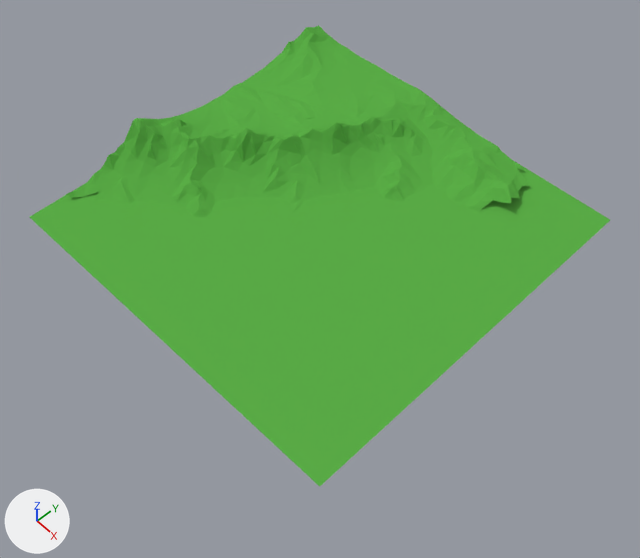
Before and after pictures for a commit that changed the Blender file moretrees.blend.
Rendered twice from a 50 mm camera at (6.81, -6.01, 13.14) aimed at (0.46, -0.15, 2.57). The lights are fixed; the arrows at lower left show +X, +Y and +Z.

The scene before the commit, as lines of its bpy script (objects in view):
```python
me_plane_001 = bpy.data.meshes.new('Plane.001')
me_plane_001.from_pydata(...)  # 859 vertices, 1418 faces, 4 loose edges; spans x -0.98..0.96, y -0.98..0.72, z 0.04..0.34
me_plane_001.materials.append(mat_planerange)  # green #5bad47
me_plane_002 = bpy.data.meshes.new('Plane.002')
me_plane_002.from_pydata([(-1.0, -1.0, 0.0), (1.0, -1.0, 0.0), (-1.0, 1.0, 0.0), (1.0, 1.0, 0.0)], [], [(0, 1, 3, 2)])
me_plane_002.materials.append(mat_planerange)  # green #5bad47
ob_plane = bpy.data.objects.new('Plane', me_plane_001)
ob_plane.location = (0.63, -0.34, 3.87)
ob_plane.rotation_euler = (0.0, 0.0, -1.535)  # degrees (0, 0, -88)
ob_plane.scale = (2.83, 2.83, 2.83)
ob_plane_001 = bpy.data.objects.new('Plane.001', me_plane_002)
ob_plane_001.location = (0.63, -0.3, 4.17)
ob_plane_001.rotation_euler = (0.0, 0.0, -1.535)  # degrees (0, 0, -88)
ob_plane_001.scale = (2.83, 2.85, 2.83)
```
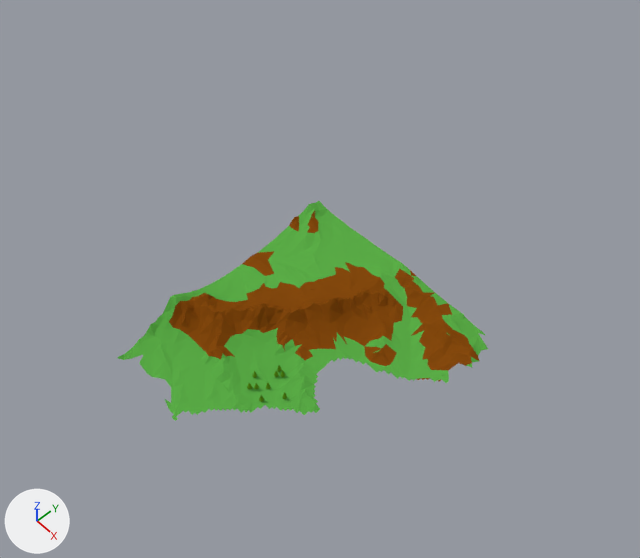
The change, as a diff of the scene's bpy script:
```diff
--- a/moretrees.blend.py
+++ b/moretrees.blend.py
@@ me_plane_001 @@
 me_plane_001.from_pydata(...)  # 859 vertices, 1418 faces, 4 loose edges; spans x -0.98..0.96, y -0.98..0.72, z 0.04..0.34
 # used by ob_plane; location = (0.63, -0.34, 3.87); rotation_euler = (0.0, 0.0, -1.535), in degrees (0, 0, -88); scale = (2.83, 2.83, 2.83)
+# me_plane_001 part 1: 644 of the faces centred in x -0.97..0.4, y -0.97..0.58, z 0.08..0.32 switch from mat_planerange (green #5bad47) to mat_isobark (brown #85490f)
+# me_plane_001 part 2: 13 of the faces centred in x -0.86..-0.71, y -0.97..-0.82, z 0.22..0.25 switch from mat_planerange (green #5bad47) to mat_isobark (brown #85490f)
@@ ob_plane_001 @@
 ob_plane_001.scale = (2.83, 2.85, 2.83)
+ob_plane_001.hide_viewport = True
@@ ob_plane @@
 ob_plane = bpy.data.objects.new('Plane', me_plane_001)
-ob_plane.location = (0.63, -0.34, 3.87)
+ob_plane.location = (0.63, -0.34, -0.18)
 ob_plane.rotation_euler = (0.0, 0.0, -1.535)  # degrees (0, 0, -88)
```

Changed parts and their boxes [x1, y1, x2, y2] in the pictures (640 x 558 px):
'Plane.001', hidden (green): before [30, 161, 610, 486]
'Plane', recoloured, moved: before [66, 25, 530, 222]; after [118, 201, 488, 421]
part 1 of me_plane_001, recoloured: before [131, 80, 520, 209]; after [169, 251, 479, 382]
part 2 of me_plane_001, recoloured: before [282, 34, 318, 60]; after [289, 211, 318, 233]
